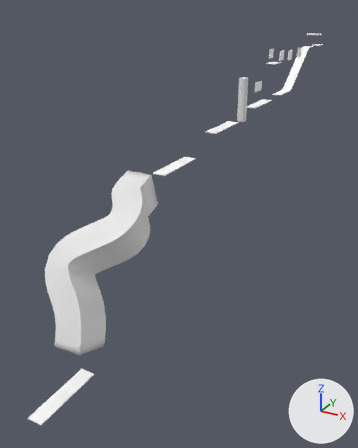
Two versions of the Blender file Assets/Scenes/TutorialLevels/Lvl6/tutorial_Level_6_1.blend, one commit apart.
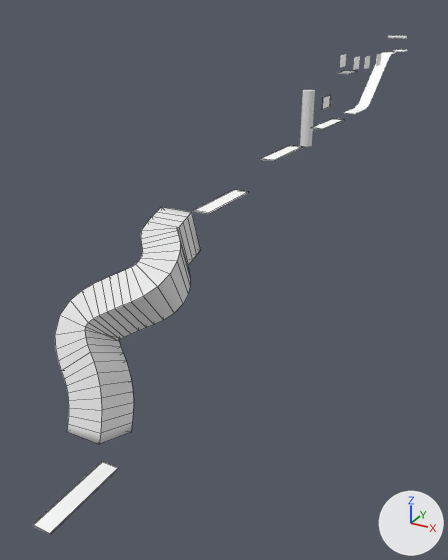
Old and new are each drawn whole from a 50 mm camera at (65.2, -255.2, 20.4) aimed at (-12.6, -113.8, -50.3) and again close up from a 50 mm camera at (63.5, -253.3, 18.3) aimed at (12.5, -160.7, -28.0). The axes (+X, +Y, +Z) are drawn at lower right. The lights are the same throughout. The close-ups show mesh edges as thin lines.

The scene before the commit, as lines of its bpy script (objects in view):
```python
ob_cube = bpy.data.objects.new('Cube', me_cube_001)
ob_cube.location = (0.1, -147.5, -19.3)
ob_cube.rotation_euler = (0.0, -0.269, 1.571)  # degrees (0, -15, 90)
ob_cylinder_001 = bpy.data.objects.new('Cylinder.001', me_cylinder_001)
ob_cylinder_001.location = (-0.3, -90.1, -9.5)
ob_cylinder_001.rotation_euler = (0.0, 1.571, 0.0)  # degrees (0, 90, 0)
ob_nurbspath = bpy.data.objects.new('NurbsPath', cu_nurbspath)
ob_nurbspath.location = (0.117, -147.5, -19.33)
ob_nurbspath.rotation_euler = (0.0, -0.269, 1.571)  # degrees (0, -15, 90)
# also in view: 'Plane.012' at (-0.3, -191.0, -60.5); 'Plane.001' at (-0.4, -30.7, -5.1)
```
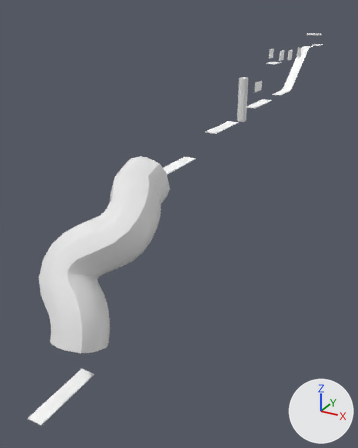
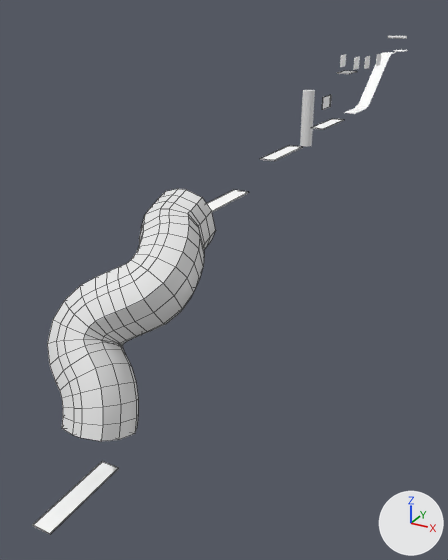
ob_nurbspath is not drawn itself; it is used by a modifier of ob_cube.

What changed in the scene script:
```text
Change me_cube_001:
    used by ob_cube; location = (0.1, -147.5, -19.3); rotation_euler = (0.0, -0.269, 1.571), in degrees (0, -15, 90)
    remove me_cube_001.from_pydata(...)  # 8 vertices, 4 faces; spans x -0.8..0.8, y -2.84..2.84, z -3.94..3.94
    add me_cube_001.from_pydata(...)  # 600 vertices, 600 faces; spans x -49.46..-4.48, y -9.64..12.2, z -23.01..7.11
    me_cube_001 part 1: 8 vertices removed from x -0.8..0.8, y -2.84..2.84, z -3.94..3.94; 600 vertices added at x -49.46..-4.48, y -9.64..12.2, z -23.01..7.11
Remove ob_nurbspath:
    ob_nurbspath = bpy.data.objects.new('NurbsPath', cu_nurbspath)
    ob_nurbspath.location = (0.117, -147.5, -19.33)
    ob_nurbspath.rotation_euler = (0.0, -0.269, 1.571)  # degrees (0, -15, 90)
Change ob_cube:
    remove _m = ob_cube.modifiers.new('Array', 'ARRAY')
    remove _m.fit_type = 'FIT_CURVE'
    remove _m.curve = ob_nurbspath
    remove _m.use_merge_vertices = True
    remove _m = ob_cube.modifiers.new('Curve', 'CURVE')
    remove _m.object = ob_nurbspath
    remove _m = ob_cube.modifiers.new('Solidify', 'SOLIDIFY')
    remove _m.thickness = -0.943
```

Location of each change, (x1, y1, x2, y2) in pixels of the close-ups (448 x 560 px):
'Cube', reshaped, modifiers changed (16% wider, 6% taller)
    before: (55, 207, 200, 444)
    after: (47, 189, 215, 441)
